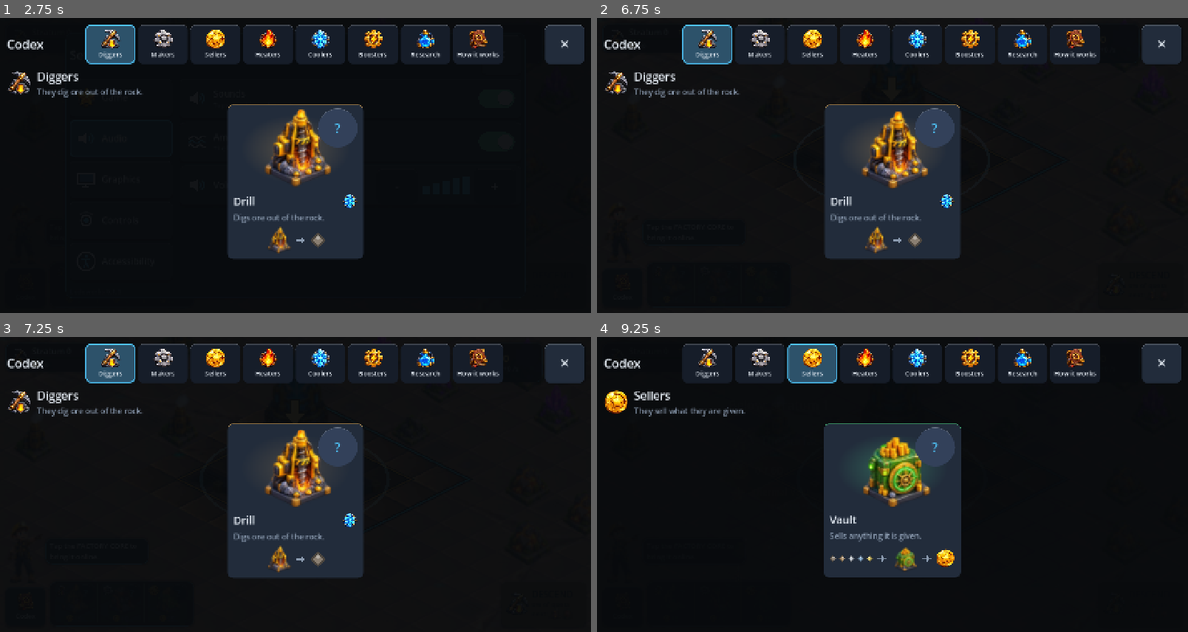
Above: before the commit, frames 1-4 (two rows, left to right).
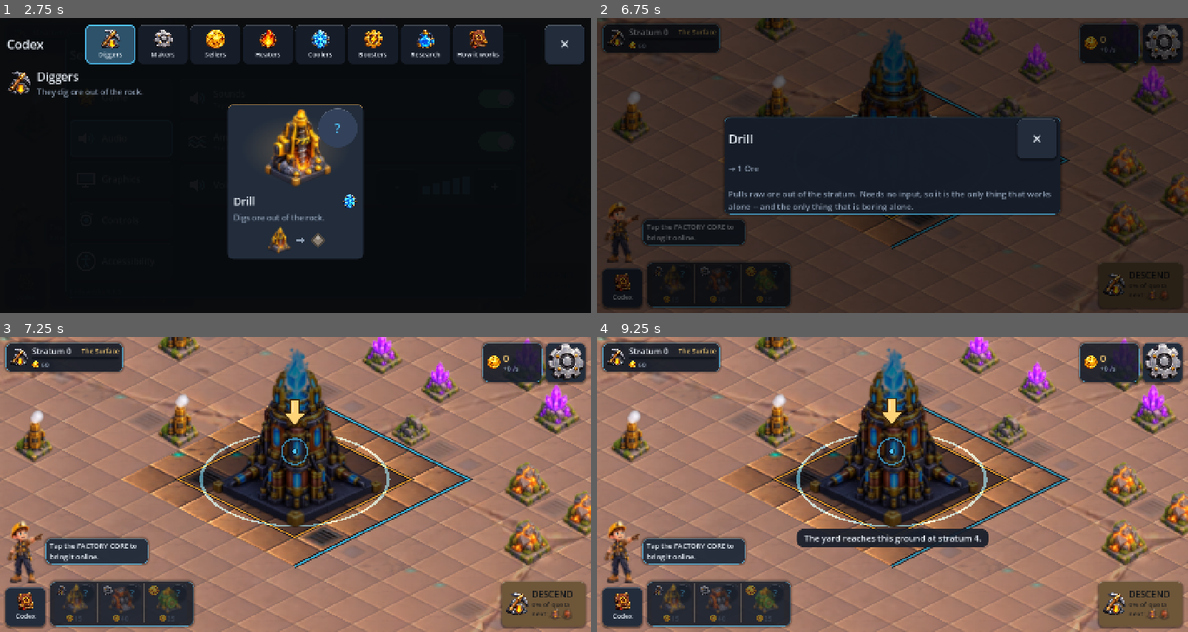
Above: after the commit, the same moments.

Repository: Furkiozknn/lodeworks
Game: Godot game, scene res://tools/smoke.tscn
The game is run twice, just before and just after one commit, with the same random seed, the same clock (stepped at 60 frames per second) and the same inputs. This scene is started directly instead of the project's main scene.
Inputs (mouse positions are in pixels of both pictures, inside the frame that each line leads up to):
- Up to frame 1 (2.75 s): click (23, 286) at 0.5 s; click (76, 283) at 1.27 s; click "?" at 2 s
- Up to frame 2 (6.75 s): click (715, 283) at 2.77 s; click "?" at 3.5 s; click (762, 283) at 4.27 s; click "?" at 5 s; click (709, 44) at 5.77 s; click "✕" at 6.5 s
- Up to frame 3 (7.25 s): no input
- Up to frame 4 (9.25 s): click (762, 363) at 7.27 s; click (1034, 404) at 8 s, where only the run before the commit has a clickable "✕"; click (809, 363) at 8.77 s

Frame 1 is identical in both runs. In frame 2, 78% of the frame differs, in the area x 0-100%, y 0-100%; in frame 3, 97%; in frame 4, 96%.

Commit message:
fix: keep the statistics opt-out, show banked research, bank offline after a Descend
Three bugs from the gap audit (docs/GAP-AUDIT.md C1, B11, C2):
- Turning Anonymous statistics off lasted until the app closed; every
  launch started on. The choice is now kept in user://analytics_off and
  read before the session's first event.
- Research the Labs banked while the player was away was added to the
  purse but never shown. Welcome back now shows it under the credits.
- A Descend restarts the rate on screen and saves at once, so closing the
  game in the next three seconds banked nothing offline. The save now uses
  the last rate measured on the same board; a collapse, whose board is
  empty, still banks zero.
Tests for the rate and the opt-out; the smoke test flips the statistics
switch; 297 tests.

Co-Authored-By: Claude Opus 5.5 (1M context) <noreply@anthropic.com>

Diff:
--- a/scripts/services/analytics.gd
+++ b/scripts/services/analytics.gd
@@ -34,6 +34,10 @@
 const MAX_BUFFER := 400
 const LOCAL_PATH := "user://events.json"
 const MILESTONE_PATH := "user://milestones.json"
+## Present when the player has turned statistics off in Settings. Read at
+## start, before the session's first event, so "off" means off from the
+## first moment of every later launch, not only for the rest of this one.
+const OFF_PATH := "user://analytics_off"
 
 ## The complete event vocabulary. Adding to this list is a decision, not a
 ## detail: every entry has to be justified in the Data Safety declaration.
@@ -94,6 +98,12 @@
 	_session_id = _random_id()
 	_session_start = Time.get_unix_time_from_system()
 	_load_milestones()
+	_load_consent()
+
+
+## Whether the player turned statistics off, from disk.
+func _load_consent() -> void:
+	enabled = not FileAccess.file_exists(OFF_PATH)
 
 
 func _random_id() -> String:
@@ -225,11 +235,18 @@
 ## Turning this off has to actually turn it off, including the local buffer.
 func set_enabled(on: bool) -> void:
 	enabled = on
-	if not on:
-		_buffer.clear()
-		var d := DirAccess.open("user://")
-		if d != null and d.file_exists(LOCAL_PATH):
-			d.remove(LOCAL_PATH)
+	var d := DirAccess.open("user://")
+	if on:
+		if d != null and d.file_exists(OFF_PATH):
+			d.remove(OFF_PATH)
+		return
+	_buffer.clear()
+	if d != null and d.file_exists(LOCAL_PATH):
+		d.remove(LOCAL_PATH)
+	var f := FileAccess.open(OFF_PATH, FileAccess.WRITE)
+	if f != null:
+		f.store_string("off")
+		f.close()
 
 
 ## Test hook: forget which milestones have fired. Debug builds only.
--- a/scripts/sim/sim.gd
+++ b/scripts/sim/sim.gd
@@ -46,6 +46,12 @@
 ## Live measured rates, used for the header and for offline earnings.
 var credits_per_sec: float = 0.0
 var research_per_sec: float = 0.0
+## The last rates actually measured on this board. The display restarts at
+## zero after a Descend (the stratum's rules change the rate), but a save
+## made before the new stratum's first measurement banks offline income at
+## these, not at nothing. A collapse clears them with the board.
+var _measured_rate: float = 0.0
+var _measured_research_rate: float = 0.0
 
 var _rate_accum_credits: float = 0.0
 var _rate_accum_research: float = 0.0
@@ -129,6 +135,8 @@
 	if _rate_elapsed >= RATE_WINDOW and _started:
 		credits_per_sec = _rate_accum_credits / _rate_elapsed
 		research_per_sec = _rate_accum_research / _rate_elapsed
+		_measured_rate = credits_per_sec
+		_measured_research_rate = research_per_sec
 		_rate_accum_credits = 0.0
 		_rate_accum_research = 0.0
 		_rate_elapsed = 0.0
@@ -290,6 +298,8 @@
 	# empty board is rebuilt from.
 	core_online = false
 	_reset_rate_window(true)
+	_measured_rate = 0.0
+	_measured_research_rate = 0.0
 	_recompute()
 	collapsed.emit(gained)
 	stats_changed.emit()
@@ -400,6 +410,13 @@
 func blueprint_slots() -> int:
 	var base: int = int(float(_mult.get("blueprints", 1.0)))
 	return base + Store.bonus_blueprint_slots()
+
+
+## The credits per second a save banks offline income at: the rate on
+## screen, or, in the seconds after a Descend before the new stratum's first
+## measurement, the last one measured on this same board.
+func offline_rate() -> float:
+	return credits_per_sec if credits_per_sec > 0.0 else _measured_rate
 
 
 func offline_hours() -> float:
@@ -498,8 +515,8 @@
 		"tutorial_moves": tutorial_moves,
 		"tutorial_saw_heat": tutorial_saw_heat,
 		"core_online": core_online,
-		"rate": credits_per_sec,
-		"research_rate": research_per_sec,
+		"rate": offline_rate(),
+		"research_rate": research_per_sec if research_per_sec > 0.0 else _measured_research_rate,
 		"saved_at": Time.get_unix_time_from_system(),
 	}
 
@@ -519,7 +536,9 @@
 	tutorial_moves = int(d.get("tutorial_moves", 0))
 	tutorial_saw_heat = bool(d.get("tutorial_saw_heat", false))
 	credits_per_sec = float(d.get("rate", 0.0))
+	_measured_rate = credits_per_sec
 	research_per_sec = float(d.get("research_rate", 0.0))
+	_measured_research_rate = research_per_sec
 	grid.from_dict(d.get("grid", {}))
 	# A save from before the Core had to be brought online: a shaft with
 	# anything on its board, or the price of a first Drill in the purse, is
--- a/scripts/ui/main.gd
+++ b/scripts/ui/main.gd
@@ -1288,7 +1288,6 @@
 
 
 func _make_palette_button(id: String) -> Control:
-	var m: Dictionary = MachineDB.get_machine(id)
 	var b := Button.new()
 	b.custom_minimum_size = Vector2(98, MIN_TOUCH)
 	b.toggle_mode = true
@@ -2765,7 +2764,22 @@
 	if bool(report.get("capped", false)):
 		detail += "\n\n" + Loc.t("Your offline banking is full at %.0f hours. Night Shift in Research raises it.") % Sim.offline_hours()
 	head.add_child(_help_button(Loc.t("While you were away"), func() -> String: return detail))
-	body.add_child(head)
+	# The research the Labs banked too: it is added to the purse on return
+	# (Save.load_game), so it is shown, beside the credits' own picture.
+	var banked_research: float = float(report.get("research", 0.0))
+	if banked_research > 0.0:
+		var rrow := HBoxContainer.new()
+		rrow.add_theme_constant_override("separation", 12)
+		var pad := Control.new()
+		pad.custom_minimum_size = Vector2(110.0, 0.0)
+		rrow.add_child(pad)
+		rrow.add_child(_icon_rect("research", 56))
+		rrow.add_child(_label("+%s" % Economy.fmt(banked_research), 34, Palette.RESEARCH))
+		body.set_meta("research_row", true)
+		body.add_child(head)
+		body.add_child(rrow)
+	else:
+		body.add_child(head)
 
 	var actions: Array = []
 	if Ads.can_offer(Ads.P_DOUBLE_OFFLINE):
--- a/tests/test_gameplay.gd
+++ b/tests/test_gameplay.gd
@@ -697,6 +697,35 @@
 	Save.wipe()
 
 
+func test_a_descend_does_not_throw_away_the_offline_rate() -> void:
+	# A Descend restarts the rate on screen (the stratum's rules change it),
+	# and saves at once. Saved as zero, a player who closed the game in the
+	# next three seconds came back to nothing. The board is the same board:
+	# the last measured rate is the honest estimate. A collapse empties the
+	# board, and zero is right there.
+	_new_game()
+	Sim.power_core()
+	Sim.try_place(Grid.idx(19, 21), "drill")
+	Sim.try_place(Grid.idx(19, 22), "vault")
+	var was_started: bool = bool(Sim.get("_started"))
+	Sim.set("_started", true)
+	for i in range(45):
+		Sim._process(0.1)
+	var before: float = Sim.credits_per_sec
+	runner.gt(before, 0.0, "the board has a measured rate")
+	Sim.credits = Sim.quota() + 1.0
+	runner.check(Sim.descend(), "down one stratum")
+	runner.eq(Sim.credits_per_sec, 0.0, "the number on screen restarts its measurement")
+	runner.near(float(Sim.to_dict()["rate"]), before, 0.0001,
+		"a save made now banks offline at the last measured rate")
+	Sim.max_depth = Economy.COLLAPSE_MIN_DEPTH
+	Sim.lifetime_credits = 1.0e6
+	runner.gt(float(Sim.collapse()), 0.0, "a collapse")
+	runner.eq(float(Sim.to_dict()["rate"]), 0.0, "after it the board is empty and banks nothing")
+	Sim.set("_started", was_started)
+	Save.wipe()
+
+
 func test_a_collapse_darkens_the_core_and_the_next_shaft_starts_the_same_way() -> void:
 	_new_game()
 	Sim.power_core()
--- a/tests/test_monetization.gd
+++ b/tests/test_monetization.gd
@@ -244,7 +244,13 @@
 	runner.eq(Analytics.event_count(), 0, "the buffer is cleared, not just paused")
 	Analytics.track("session_start", {"depth": 1})
 	runner.eq(Analytics.event_count(), 0, "and nothing new is recorded")
+	# And it stays off: the next launch reads it before its first event.
+	Analytics.enabled = true
+	Analytics._load_consent()
+	runner.check(not Analytics.enabled, "off survives a restart")
 	Analytics.set_enabled(true)
+	Analytics._load_consent()
+	runner.check(Analytics.enabled, "and so does on")
 
 
 ## --- the self test itself --------------------------------------------------
--- a/tools/loc_check.gd
+++ b/tools/loc_check.gd
@@ -108,7 +108,7 @@
 	_main.call("_on_unlocked", ["smelter", "boiler"])
 	await _settle(0.5)
 	await _screen("26_new_machines")
-	_main.call("_show_offline", {"amount": 1234.0, "seconds_away": 7300.0,
+	_main.call("_show_offline", {"amount": 1234.0, "research": 56.0, "seconds_away": 7300.0,
 		"seconds_counted": 7300.0, "rate": 0.45, "capped": true})
 	await _settle(0.4)
 	await _screen("27_welcome_back")
--- a/tools/smoke.gd
+++ b/tools/smoke.gd
@@ -88,6 +88,7 @@
 			return cap.get_theme_font_size("font_size") > int(cap.get_meta("base_fs"))],
 		["audio", "Ambience", func() -> bool: return bool(Juice.ambient_enabled)],
 		["controls", "Vibration", func() -> bool: return bool(Juice.haptics_enabled)],
+		["game", "Anonymous statistics", func() -> bool: return Analytics.enabled and not FileAccess.file_exists(Analytics.OFF_PATH)],
 	]
 	for c: Array in checks:
 		_main.set("_settings_tab", String(c[0]))
Not shown, changed: README.md
Not shown, changed: docs/CI.md
Not shown, changed: docs/GAP-AUDIT.md
